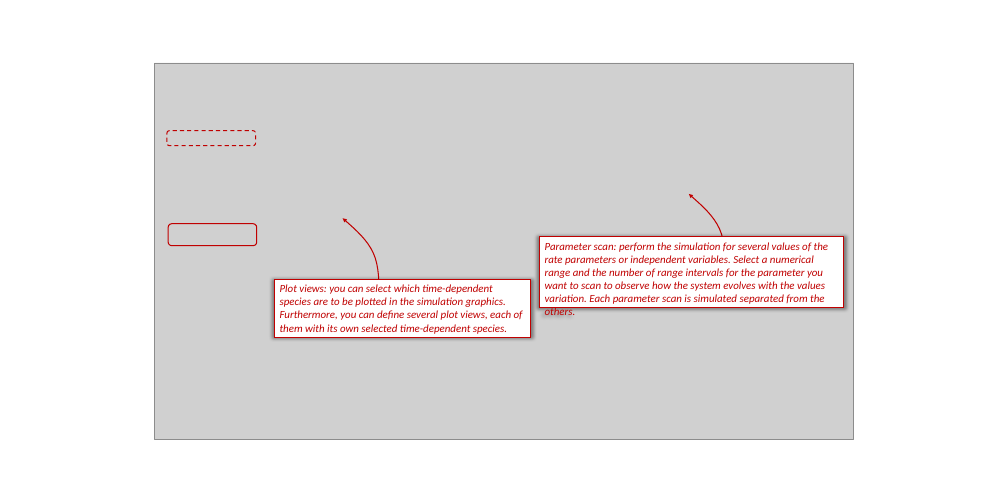
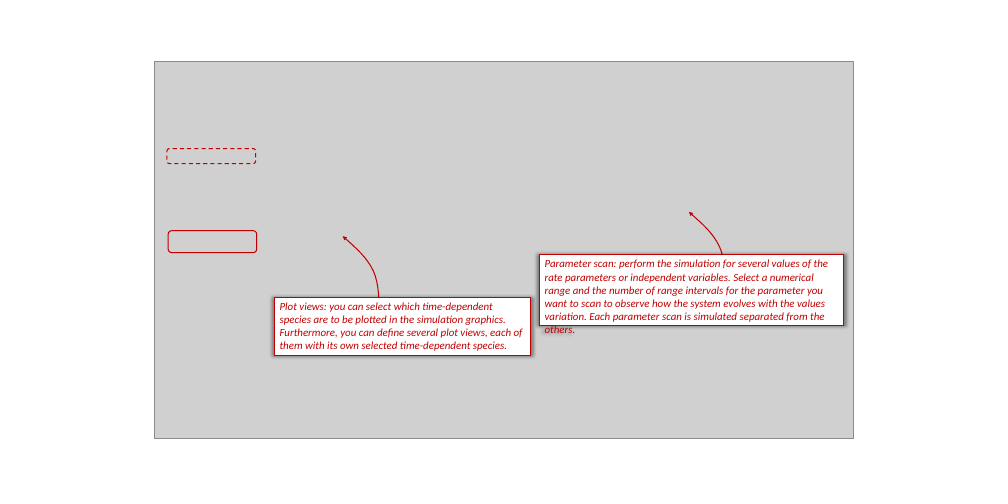
Before and after one commit to JordiBart/easymodel, a slide deck: slide 6 of Tutorial/EasyModel_Tutorial.pptx. Drawn at 1008x504 pixels with LibreOffice and Linux fonts; fonts in the diff are those of the drawing; grey boxes stand for pictures. Boxes give left, top, right and bottom in pixels: in the first picture for what was removed or moved away, otherwise in the second. Text is boxed around its words. In the diff, an @@ line names an element or a change of style, - is before the commit and + after.

```diff
--- a/Tutorial/EasyModel_Tutorial.pptx
+++ b/Tutorial/EasyModel_Tutorial.pptx
@@ 2 rectangles, 2 freeform shapes, 1 rounded rectangle: place and size @@
-2 rectangles, 2 freeform shapes, 1 rounded rectangle at [167,130,843,337]
+2 rectangles, 2 freeform shapes, 1 rounded rectangle at [167,149,843,356]
@@ rounded rectangle: place and size @@
-rounded rectangle at [168,224,257,246]
+rounded rectangle at [168,231,257,253]
```
Also in this commit, not shown: 3 other slides changed.
